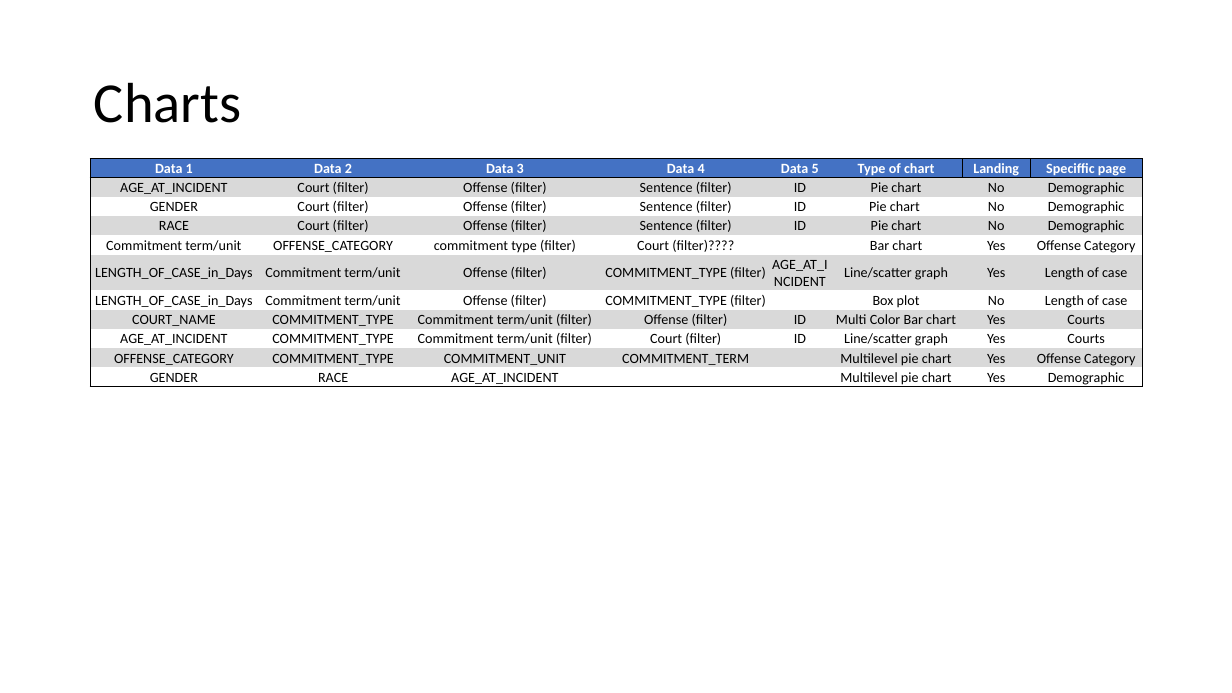
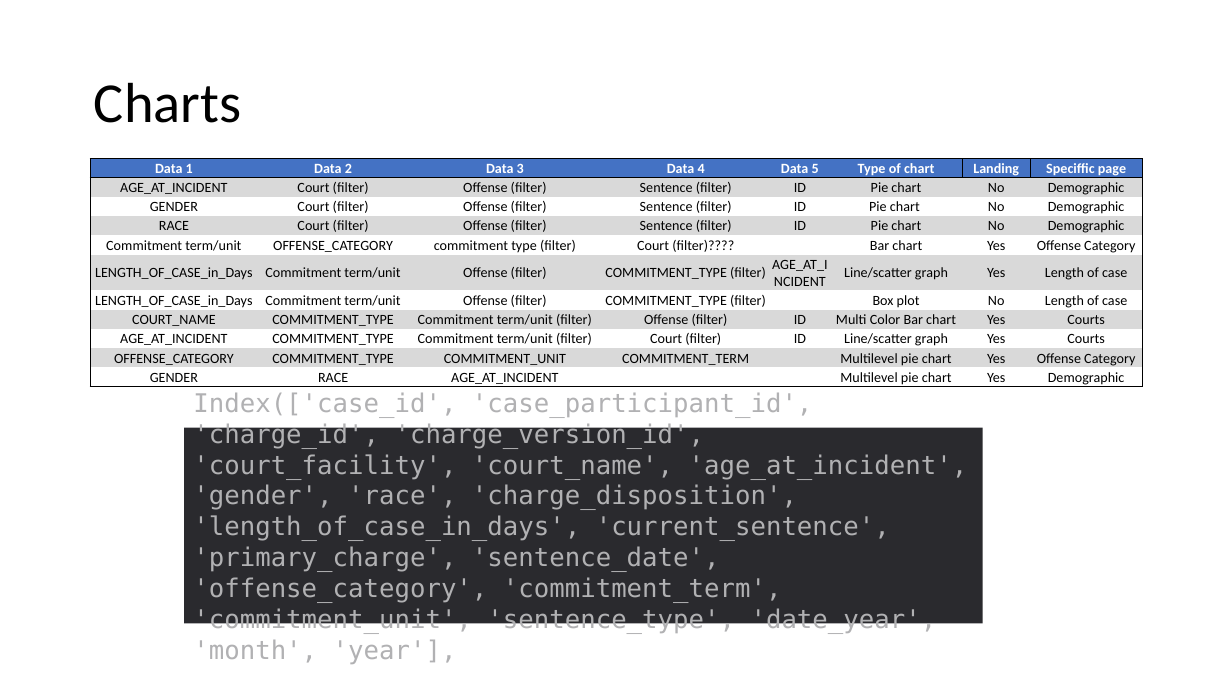
Before and after one commit to cckuqui/CCSAO-Sentencing, a slide deck: slide 2 of sketches.pptx. Drawn at 1232x693 pixels with LibreOffice and Linux fonts; fonts in the diff are those of the drawing. Boxes give left, top, right and bottom in pixels: in the first picture for what was removed or moved away, otherwise in the second. Text is boxed around its words. In the diff, an @@ line names an element or a change of style, - is before the commit and + after.

```diff
--- a/sketches.pptx
+++ b/sketches.pptx
@@ rectangle added at bbox=[184, 428, 982, 624], fill #2A2A2E, 20 pt, text #B1B1B3 @@
+Index(['case_id', 'case_participant_id', 'charge_id', 'charge_version_id', 'court_facility', 'court_name', 'age_at_incident', 'gender', 'race', 'charge_disposition', 'length_of_case_in_days', 'current_sentence', 'primary_charge', 'sentence_date', 'offense_category', 'commitment_term', 'commitment_unit', 'sentence_type', 'date_year', 'month', 'year'],
```
Also in this commit, not shown: 1 slide added, 1 other file.
